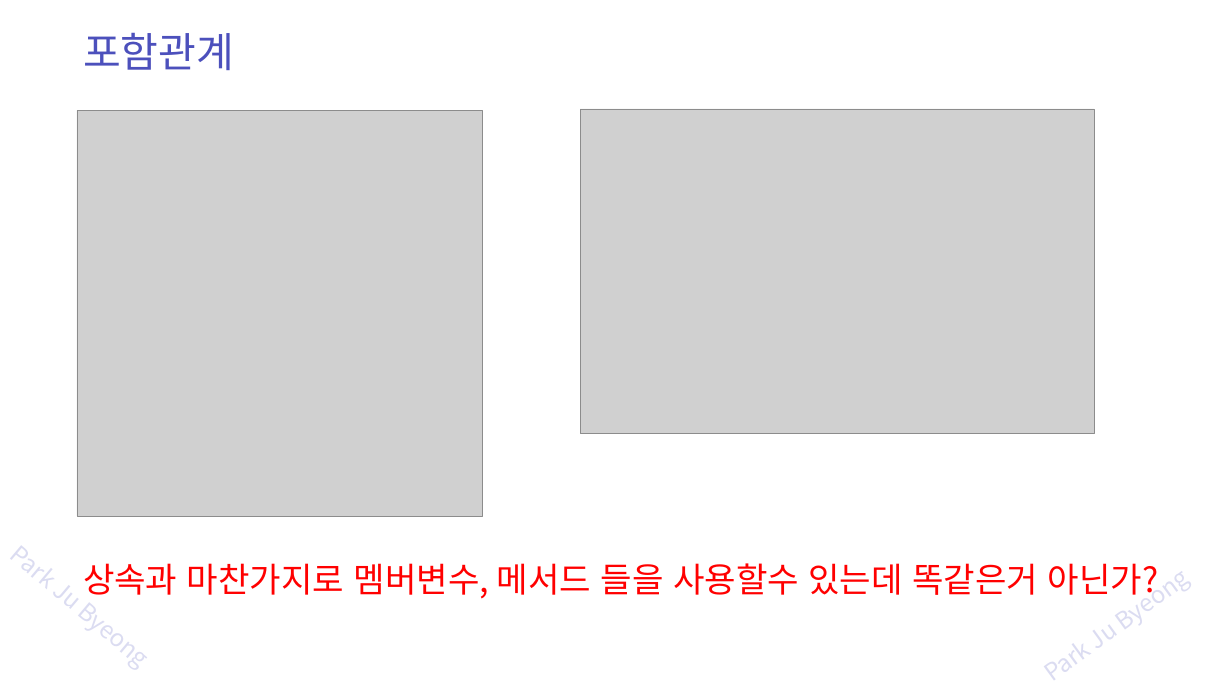
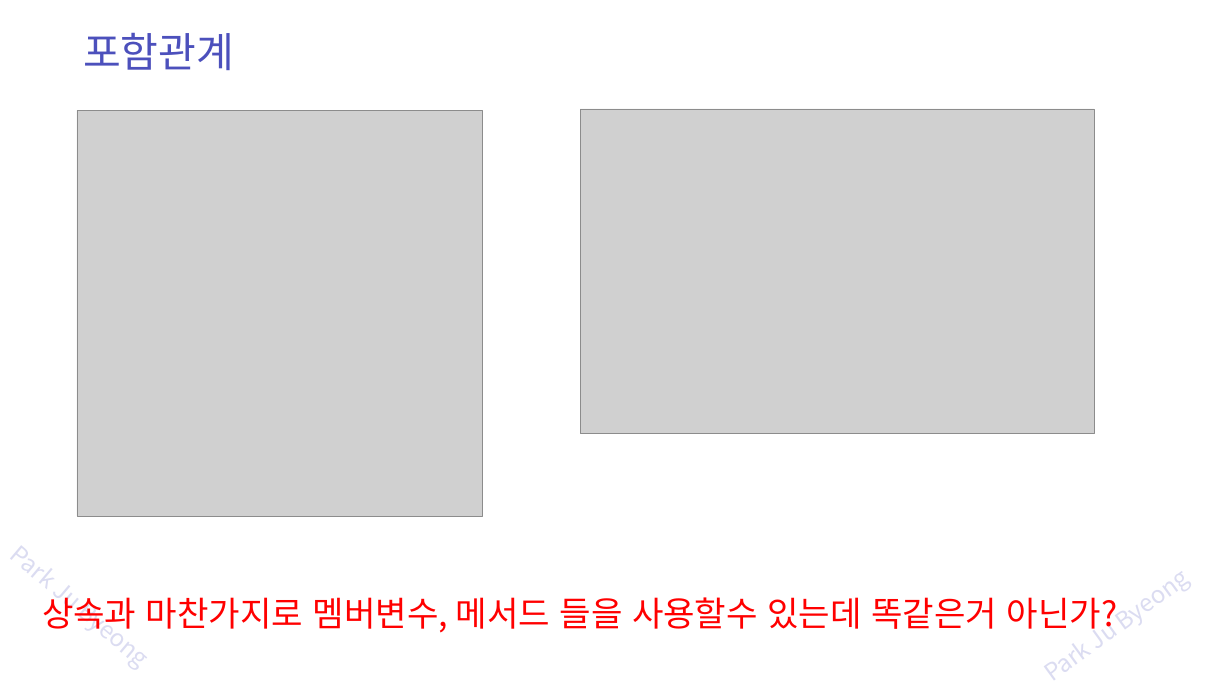
Before and after one commit to zest132/JavaLecture, a slide deck: slide 19 of JavaLecture/LectureFile/java 9강 상속과super.pptx. Drawn at 1232x693 pixels with LibreOffice and Linux fonts; fonts in the diff are those of the drawing; grey boxes stand for pictures. Boxes give left, top, right and bottom in pixels: in the first picture for what was removed or moved away, otherwise in the second. Text is boxed around its words. In the diff, an @@ line names an element or a change of style, - is before the commit and + after.

```diff
--- a/JavaLecture/LectureFile/java 9강 상속과super.pptx
+++ b/JavaLecture/LectureFile/java 9강 상속과super.pptx
@@ text "상속과 마찬가지로 멤버변수, 메서드 들을 ...": place and size @@
-text "상속과 마찬가지로 멤버변수, 메서드 들을 ..." at [83, 563, 1159, 599]
+text "상속과 마찬가지로 멤버변수, 메서드 들을 ..." at [42, 597, 1118, 633]
```
Also in this commit, not shown: 14 other slides changed, 13 slides added, 5 slides removed, 4 other files.
